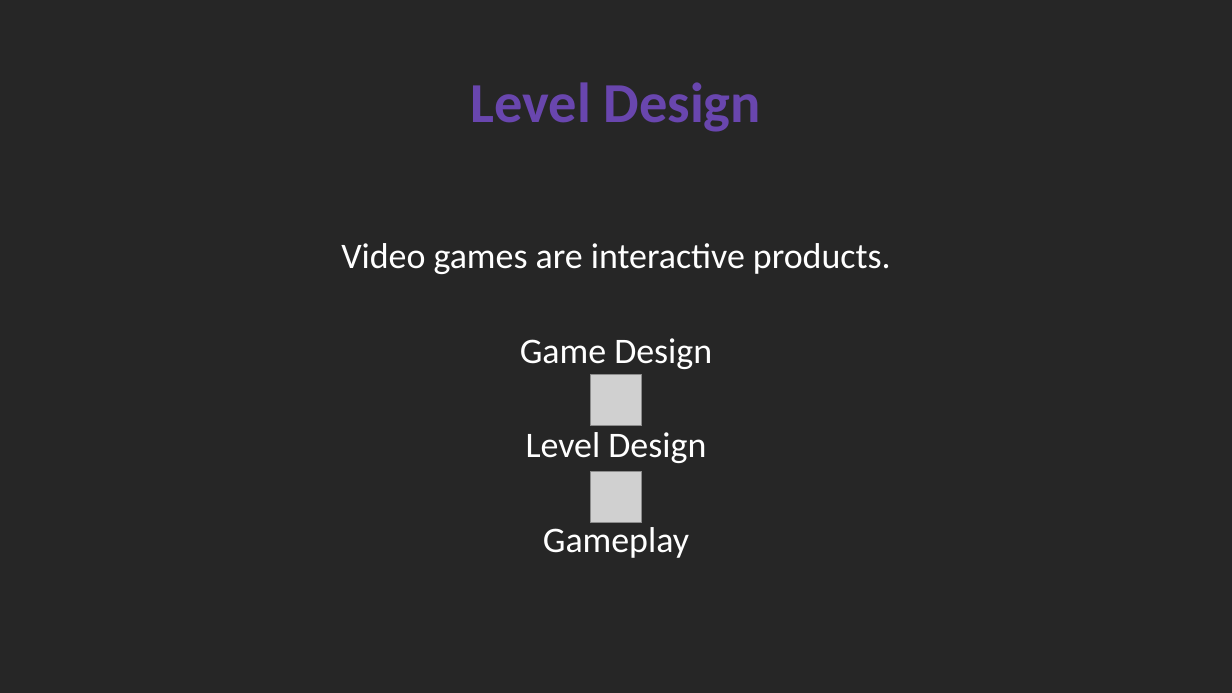
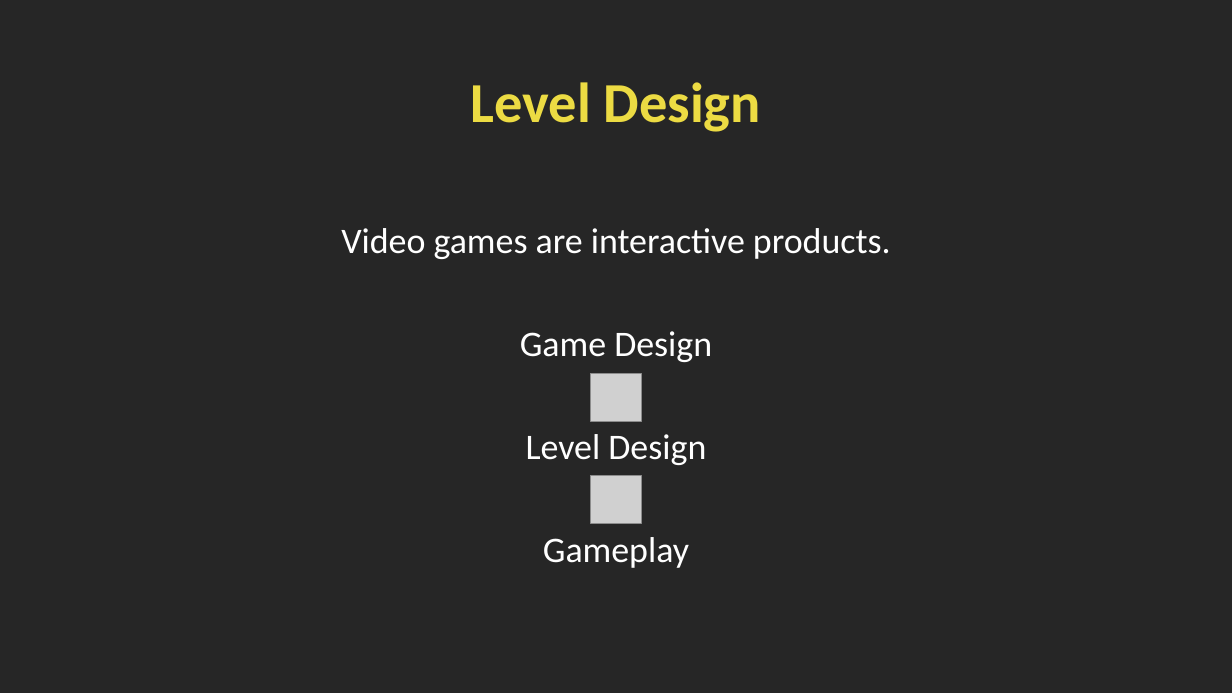
Before and after one commit to SimoDedo/ProjectArena, a slide deck: slide 2 of Presentation/An Online Framework for User-Based Analysis of Maps in First Person Shooters.pptx. Drawn at 1232x693 pixels with LibreOffice and Linux fonts; fonts in the diff are those of the drawing; grey boxes stand for pictures. Boxes give left, top, right and bottom in pixels: in the first picture for what was removed or moved away, otherwise in the second. Text is boxed around its words. In the diff, an @@ line names an element or a change of style, - is before the commit and + after.

```diff
--- a/Presentation/An Online Framework for User-Based Analysis of Maps in First Person Shooters.pptx
+++ b/Presentation/An Online Framework for User-Based Analysis of Maps in First Person Shooters.pptx
@@ title "Level Design" at box(470, 82, 761, 132): text colour #6946AE to #ECDB43 @@
@@ text "Video games are interactive products.": place and size @@
-text "Video games are interactive products." at box(341, 243, 891, 558)
+text "Video games are interactive products." at box(341, 228, 891, 568)
@@ text "Video games are interactive products." at box(341, 228, 891, 568): line spacing 0.8 to 0.9 @@
@@ picture: place and size @@
-picture at box(591, 374, 642, 426)
+picture at box(591, 373, 642, 421)
@@ picture: place and size @@
-picture at box(591, 471, 642, 523)
+picture at box(591, 476, 642, 524)
```
Also in this commit, not shown: 15 other slides changed, 3 slides added, 3 slides removed, 6 other files.
